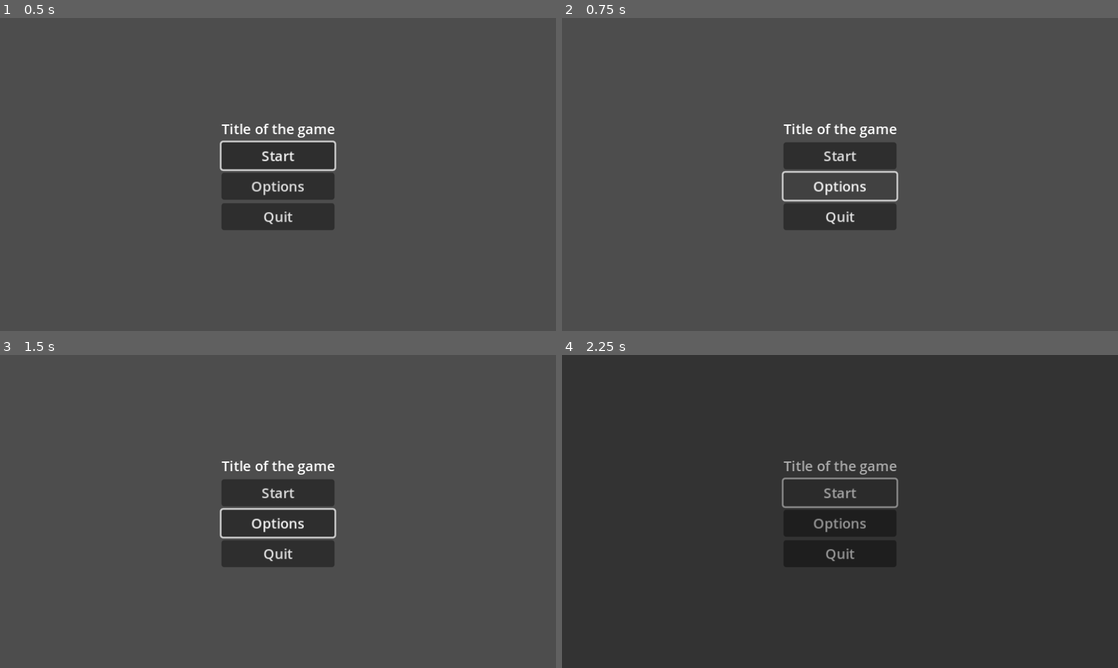
Above: before the commit, frames 1-4 (two rows, left to right).
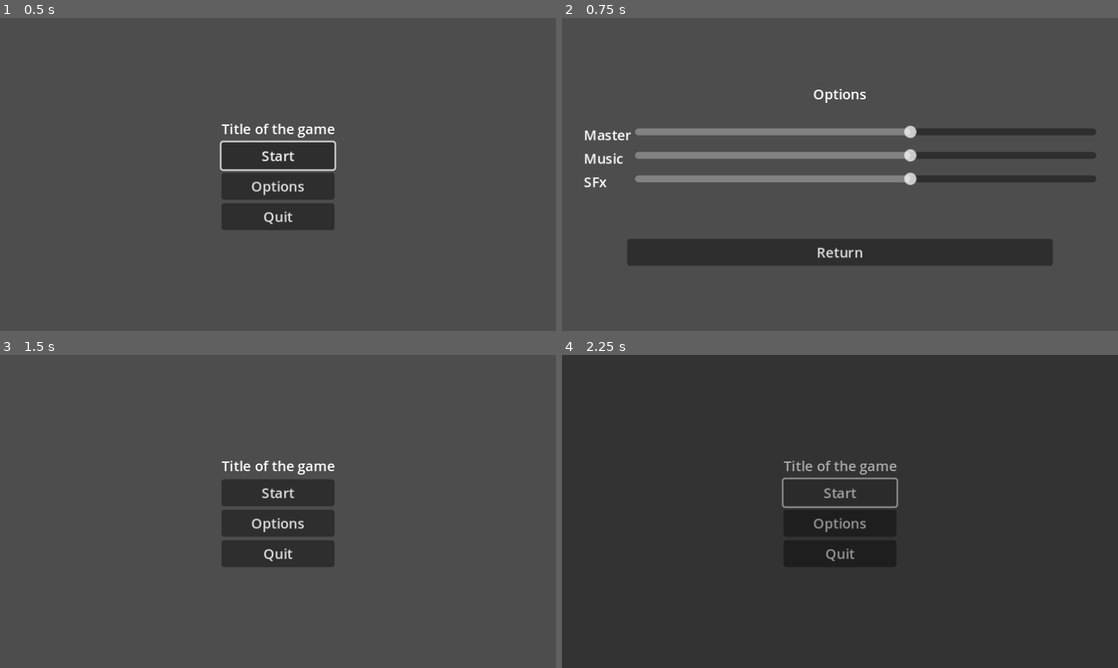
Above: after the commit, the same moments.

Repository: cncarey/MVMMay24
Game: Godot game, scene res://Menus/MainMenu.tscn
Same seed, same stepped clock (60 frames per second), same inputs: the game is played once before the commit and once after it.
Inputs (mouse positions are in pixels of both pictures, inside the frame that each line leads up to):
- Up to frame 1 (0.5 s): no input
- Up to frame 2 (0.75 s): click "Options" at 0.5 s
- Up to frame 3 (1.5 s): click (278, 589) at 1.25 s, where only the run after the commit has a clickable "Return"
- Up to frame 4 (2.25 s): click "Start" at 2 s

Frame 1 is identical in both runs. In frame 2, 16% of the frame differs, in the area x 4-96%, y 22-80%; in frame 3, 0.3%; in frame 4, nothing differs.

Commit message:
#11 add options to the main menu
#11 add options to the main menu

Diff:
--- a/Menus/MainMenu.gd
+++ b/Menus/MainMenu.gd
@@ -3,6 +3,8 @@
 @onready var _continue = %Continue
 @onready var options = %Options
 @onready var quit = %Quit
+@onready var main_container = $MainContainer
+@onready var options_container = $OptionsContainer
 
 
 # Called when the node enters the scene tree for the first time.
@@ -23,6 +25,7 @@
 func _on_start_pressed():
 	Global.resetGame()
 	await LevelTransition.fadeToBlack()
+	#TODO go to the opening cut scene
 	get_tree().change_scene_to_file("res://Scenes/a_scene.tscn")
 	LevelTransition.fadeFromBlack()
 	pass # Replace with function body.
@@ -33,6 +36,14 @@
 	LevelTransition.fadeFromBlack()
 	pass
 
+func hideOptions():
+	main_container.show()
+	options_container.hide()
+
+func showOptions():
+	main_container.hide()
+	options_container.show()
+
 func _on_quit_pressed():
 	get_tree().quit()
 	pass # Replace with function body.
--- a/Menus/MainMenu.tscn
+++ b/Menus/MainMenu.tscn
@@ -1,6 +1,7 @@
-[gd_scene load_steps=2 format=3 uid="uid://dseph2p8072xn"]
+[gd_scene load_steps=3 format=3 uid="uid://dseph2p8072xn"]
 
 [ext_resource type="Script" path="res://Menus/MainMenu.gd" id="1_a1v1j"]
+[ext_resource type="PackedScene" uid="uid://cxq44ooukv26n" path="res://Menus/Options.tscn" id="2_7vbm4"]
 
 [node name="MainMenu" type="Control"]
 layout_mode = 3
@@ -11,7 +12,7 @@
 grow_vertical = 2
 script = ExtResource("1_a1v1j")
 
-[node name="CenterContainer" type="CenterContainer" parent="."]
+[node name="MainContainer" type="CenterContainer" parent="."]
 layout_mode = 1
 anchors_preset = 15
 anchor_right = 1.0
@@ -19,33 +20,41 @@
 grow_horizontal = 2
 grow_vertical = 2
 
-[node name="VBoxContainer" type="VBoxContainer" parent="CenterContainer"]
+[node name="VBoxContainer" type="VBoxContainer" parent="MainContainer"]
 layout_mode = 2
 
-[node name="Label" type="Label" parent="CenterContainer/VBoxContainer"]
+[node name="Label" type="Label" parent="MainContainer/VBoxContainer"]
 layout_mode = 2
 text = "Title of the game"
 
-[node name="NewGame" type="Button" parent="CenterContainer/VBoxContainer"]
+[node name="NewGame" type="Button" parent="MainContainer/VBoxContainer"]
 unique_name_in_owner = true
 layout_mode = 2
 text = "Start"
 
-[node name="Continue" type="Button" parent="CenterContainer/VBoxContainer"]
+[node name="Continue" type="Button" parent="MainContainer/VBoxContainer"]
 unique_name_in_owner = true
 layout_mode = 2
 text = "Continue"
 
-[node name="Options" type="Button" parent="CenterContainer/VBoxContainer"]
+[node name="Options" type="Button" parent="MainContainer/VBoxContainer"]
 unique_name_in_owner = true
 layout_mode = 2
 text = "Options"
 
-[node name="Quit" type="Button" parent="CenterContainer/VBoxContainer"]
+[node name="Quit" type="Button" parent="MainContainer/VBoxContainer"]
 unique_name_in_owner = true
 layout_mode = 2
 text = "Quit"
 
-[connection signal="pressed" from="CenterContainer/VBoxContainer/NewGame" to="." method="_on_start_pressed"]
-[connection signal="pressed" from="CenterContainer/VBoxContainer/Continue" to="." method="_on_continue_pressed"]
-[connection signal="pressed" from="CenterContainer/VBoxContainer/Quit" to="." method="_on_quit_pressed"]
+[node name="OptionsContainer" parent="." instance=ExtResource("2_7vbm4")]
+visible = false
+layout_mode = 1
+theme_override_constants/margin_left = 25
+theme_override_constants/margin_right = 25
+
+[connection signal="pressed" from="MainContainer/VBoxContainer/NewGame" to="." method="_on_start_pressed"]
+[connection signal="pressed" from="MainContainer/VBoxContainer/Continue" to="." method="_on_continue_pressed"]
+[connection signal="pressed" from="MainContainer/VBoxContainer/Options" to="." method="showOptions"]
+[connection signal="pressed" from="MainContainer/VBoxContainer/Quit" to="." method="_on_quit_pressed"]
+[connection signal="returnButton" from="OptionsContainer" to="." method="hideOptions"]
--- /dev/null
+++ b/Menus/Options.gd
@@ -0,0 +1,64 @@
+extends MarginContainer
+
+
+#sound buses
+@onready var master_bus :int = AudioServer.get_bus_index("Master")
+@onready var music_bus :int = AudioServer.get_bus_index("Music")
+@onready var sfx_bus :int = AudioServer.get_bus_index("SFx")
+
+
+@onready var master_slider = %MasterSlider
+@onready var music_slider = %MusicSlider
+@onready var s_fx_slider = %SFxSlider
+
+signal returnButton()
+
+# Called when the node enters the scene tree for the first time.
+func _ready():
+	var curMaster : int= AudioServer.get_bus_volume_db(master_bus)
+	if curMaster != null:
+		master_slider.value = curMaster
+		pass
+
+	var curMusic : int= AudioServer.get_bus_volume_db(music_bus)
+	if curMusic != null:
+		music_slider.value = curMusic
+		pass
+
+	var curSfx : int= AudioServer.get_bus_volume_db(sfx_bus)
+	if curSfx != null:
+		s_fx_slider.value = curSfx
+		pass
+	pass # Replace with function body.
+
+
+func masterVolumeChanged(value: float):
+	AudioServer.set_bus_volume_db(master_bus, value)
+
+	if value == -30:
+		AudioServer.set_bus_mute(master_bus, true)
+	else:
+		AudioServer.set_bus_mute(master_bus, false)
+	pass
+
+func musicVolumeChanged(value: float):
+	AudioServer.set_bus_volume_db(music_bus, value)
+
+	if value == -30:
+		AudioServer.set_bus_mute(music_bus, true)
+	else:
+		AudioServer.set_bus_mute(music_bus, false)
+	pass
+
+func sfxVolumeChanged(value: float):
+	AudioServer.set_bus_volume_db(sfx_bus, value)
+
+	if value == -30:
+		AudioServer.set_bus_mute(sfx_bus, true)
+	else:
+		AudioServer.set_bus_mute(sfx_bus, false)
+	pass
+
+
+func return_pressed():
+	returnButton.emit()
--- /dev/null
+++ b/Menus/Options.tscn
@@ -0,0 +1,88 @@
+[gd_scene load_steps=2 format=3 uid="uid://cxq44ooukv26n"]
+
+[ext_resource type="Script" path="res://Menus/Options.gd" id="1_i7cwc"]
+
+[node name="OptionsContainer" type="MarginContainer"]
+anchors_preset = 14
+anchor_top = 0.5
+anchor_right = 1.0
+anchor_bottom = 0.5
+offset_top = -40.5
+offset_bottom = 40.5
+grow_horizontal = 2
+grow_vertical = 2
+theme_override_constants/margin_left = 12
+theme_override_constants/margin_right = 12
+script = ExtResource("1_i7cwc")
+
+[node name="VBoxContainer" type="VBoxContainer" parent="."]
+layout_mode = 2
+
+[node name="MarginContainer2" type="MarginContainer" parent="VBoxContainer"]
+layout_mode = 2
+theme_override_constants/margin_bottom = 20
+
+[node name="OptionsLabel" type="Label" parent="VBoxContainer/MarginContainer2"]
+layout_mode = 2
+size_flags_horizontal = 4
+text = "Options"
+
+[node name="MasterContainer" type="HBoxContainer" parent="VBoxContainer"]
+layout_mode = 2
+
+[node name="MasterLabel" type="Label" parent="VBoxContainer/MasterContainer"]
+custom_minimum_size = Vector2(55, 0)
+layout_mode = 2
+text = "Master"
+
+[node name="MasterSlider" type="HSlider" parent="VBoxContainer/MasterContainer"]
+unique_name_in_owner = true
+layout_mode = 2
+size_flags_horizontal = 3
+min_value = -30.0
+max_value = 20.0
+
+[node name="MusicContainer" type="HBoxContainer" parent="VBoxContainer"]
+layout_mode = 2
+
+[node name="MusicLabel" type="Label" parent="VBoxContainer/MusicContainer"]
+custom_minimum_size = Vector2(55, 0)
+layout_mode = 2
+text = "Music"
+
+[node name="MusicSlider" type="HSlider" parent="VBoxContainer/MusicContainer"]
+unique_name_in_owner = true
+layout_mode = 2
+size_flags_horizontal = 3
+min_value = -30.0
+max_value = 20.0
+
+[node name="SFxContainer" type="HBoxContainer" parent="VBoxContainer"]
+layout_mode = 2
+
+[node name="SFxLabel" type="Label" parent="VBoxContainer/SFxContainer"]
+custom_minimum_size = Vector2(55, 0)
+layout_mode = 2
+text = "SFx"
+
+[node name="SFxSlider" type="HSlider" parent="VBoxContainer/SFxContainer"]
+unique_name_in_owner = true
+layout_mode = 2
+size_flags_horizontal = 3
+min_value = -30.0
+max_value = 20.0
+
+[node name="ReturnContainer" type="MarginContainer" parent="VBoxContainer"]
+layout_mode = 2
+theme_override_constants/margin_left = 50
+theme_override_constants/margin_top = 50
+theme_override_constants/margin_right = 50
+
+[node name="Button" type="Button" parent="VBoxContainer/ReturnContainer"]
+layout_mode = 2
+text = "Return"
+
+[connection signal="value_changed" from="VBoxContainer/MasterContainer/MasterSlider" to="." method="masterVolumeChanged"]
+[connection signal="value_changed" from="VBoxContainer/MusicContainer/MusicSlider" to="." method="musicVolumeChanged"]
+[connection signal="value_changed" from="VBoxContainer/SFxContainer/SFxSlider" to="." method="sfxVolumeChanged"]
+[connection signal="pressed" from="VBoxContainer/ReturnContainer/Button" to="." method="return_pressed"]
--- /dev/null
+++ b/Menus/music_player.tscn
@@ -0,0 +1,5 @@
+[gd_scene format=3 uid="uid://hg6uu4fu6nb0"]
+
+[node name="MusicPlayer" type="AudioStreamPlayer"]
+autoplay = true
+bus = &"Music"
--- /dev/null
+++ b/default_bus_layout.tres
@@ -0,0 +1,15 @@
+[gd_resource type="AudioBusLayout" format=3 uid="uid://bbr263wceljfl"]
+
+[resource]
+bus/1/name = &"Music"
+bus/1/solo = false
+bus/1/mute = false
+bus/1/bypass_fx = false
+bus/1/volume_db = 0.0
+bus/1/send = &"Master"
+bus/2/name = &"SFx"
+bus/2/solo = false
+bus/2/mute = false
+bus/2/bypass_fx = false
+bus/2/volume_db = 0.0
+bus/2/send = &"Master"
